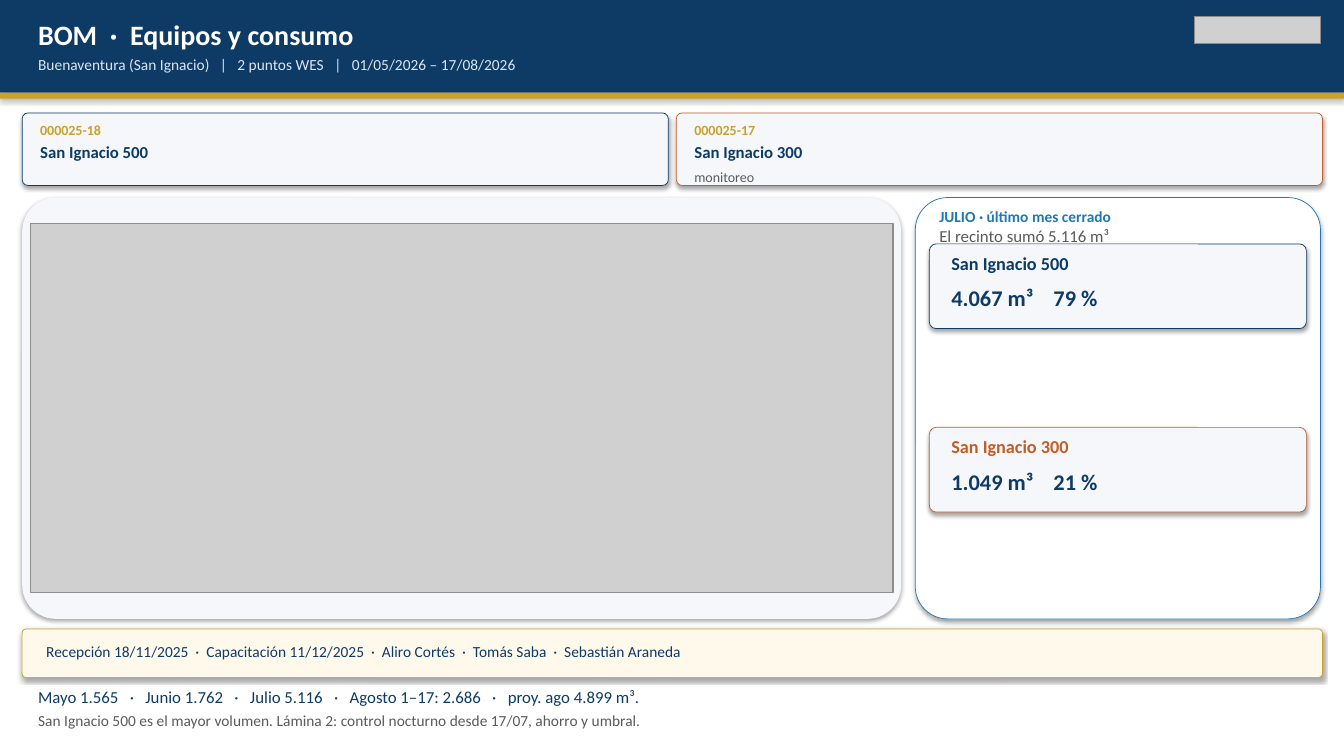
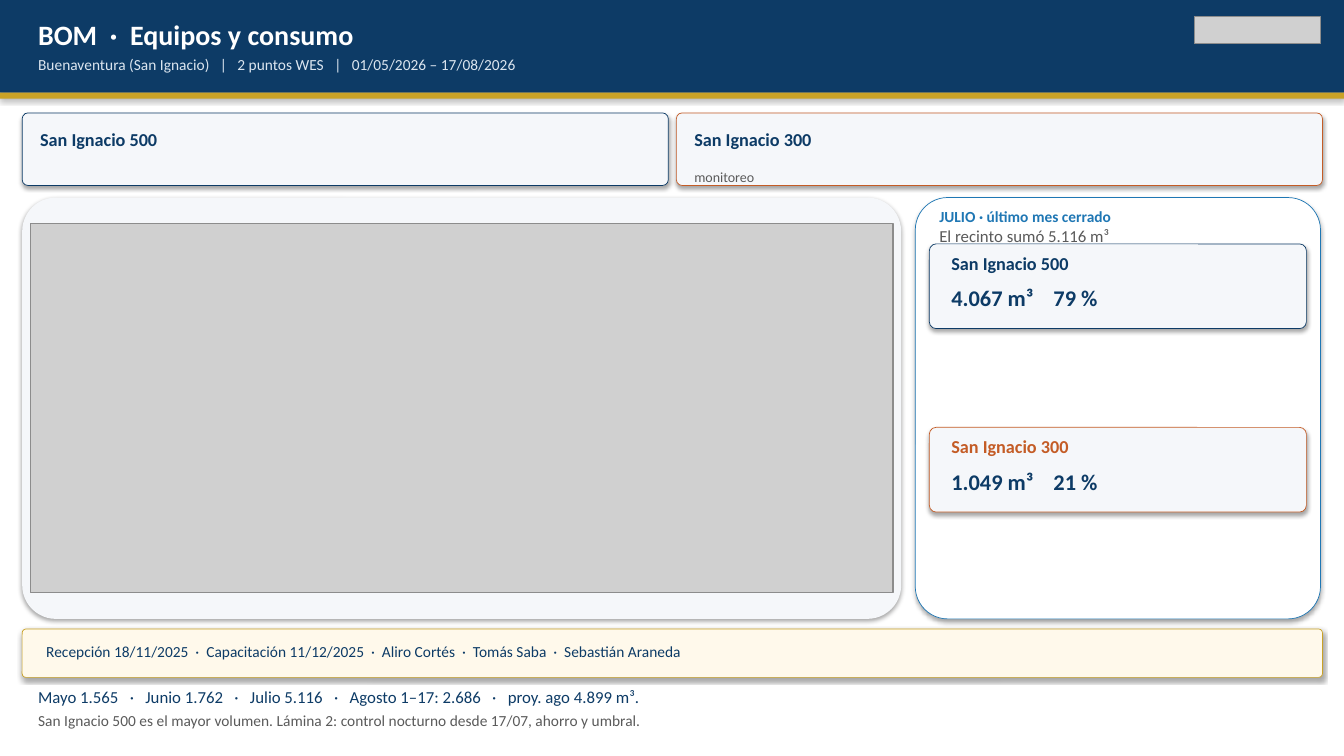
Before and after one commit to anibaloperacionesWes/wes-scripts, a slide deck: slide 8 of reports/Parque_Arauco/TMP_7MALLS/entrega_diego_anibal/Recorrido_ejecutivo_PA_MAE_20260817.pptx. Drawn at 1344x756 pixels with LibreOffice and Linux fonts; fonts in the diff are those of the drawing; grey boxes stand for pictures. Boxes give left, top, right and bottom in pixels: in the first picture for what was removed or moved away, otherwise in the second. Text is boxed around its words. In the diff, an @@ line names an element or a change of style, - is before the commit and + after.

```diff
--- a/reports/Parque_Arauco/TMP_7MALLS/entrega_diego_anibal/Recorrido_ejecutivo_PA_MAE_20260817.pptx
+++ b/reports/Parque_Arauco/TMP_7MALLS/entrega_diego_anibal/Recorrido_ejecutivo_PA_MAE_20260817.pptx
@@ text "San Ignacio 500": place and size @@
-text "San Ignacio 500" at box(40, 146, 149, 161)
+text "San Ignacio 500" at box(40, 133, 158, 149)
@@ text "San Ignacio 500" at box(40, 133, 158, 149): size 12 to 13 pt @@
@@ text removed at box(40, 125, 101, 135) @@
-000025-18
@@ text "San Ignacio 300" at box(694, 133, 812, 149): size 12 to 13 pt @@
@@ text "San Ignacio 300": place and size @@
-text "San Ignacio 300" at box(694, 146, 803, 161)
+text "San Ignacio 300" at box(694, 133, 812, 149)
@@ text removed at box(694, 126, 755, 135) @@
-000025-17
```
Also in this commit, not shown: 7 other slides changed, 1 other file.
